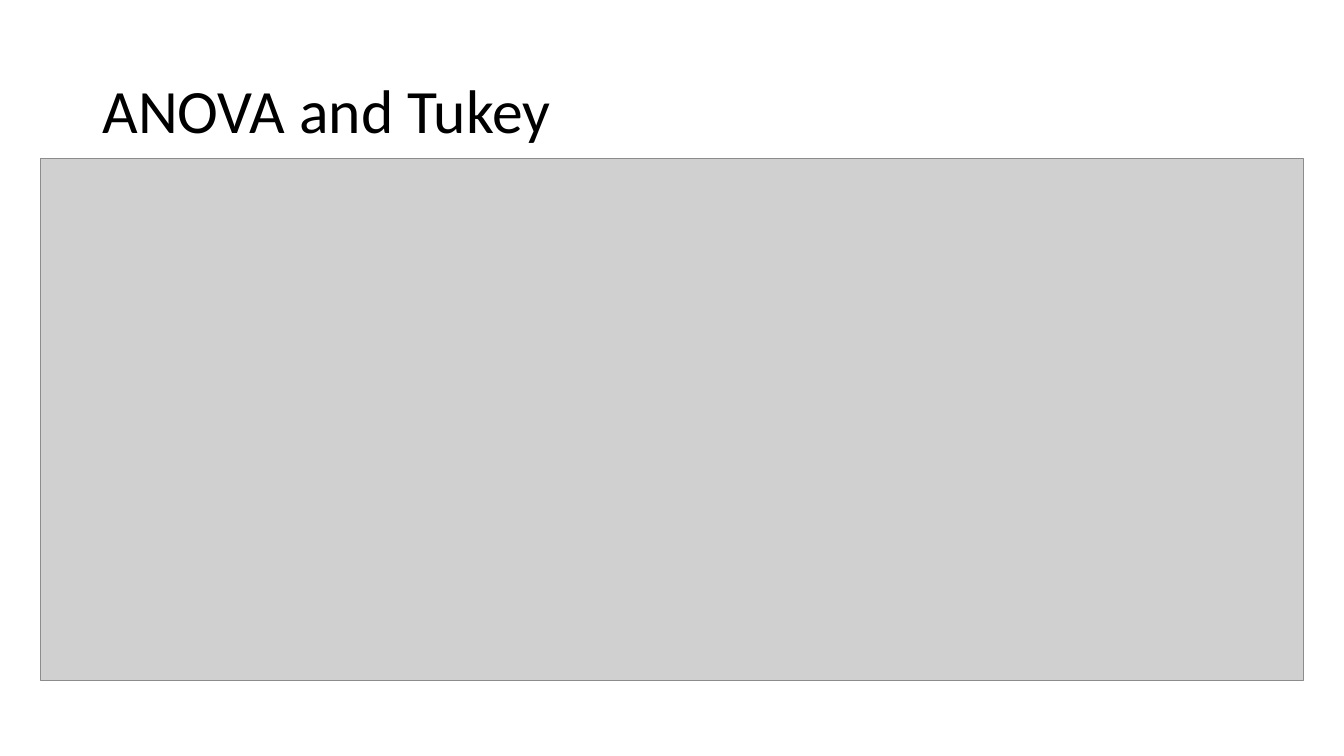
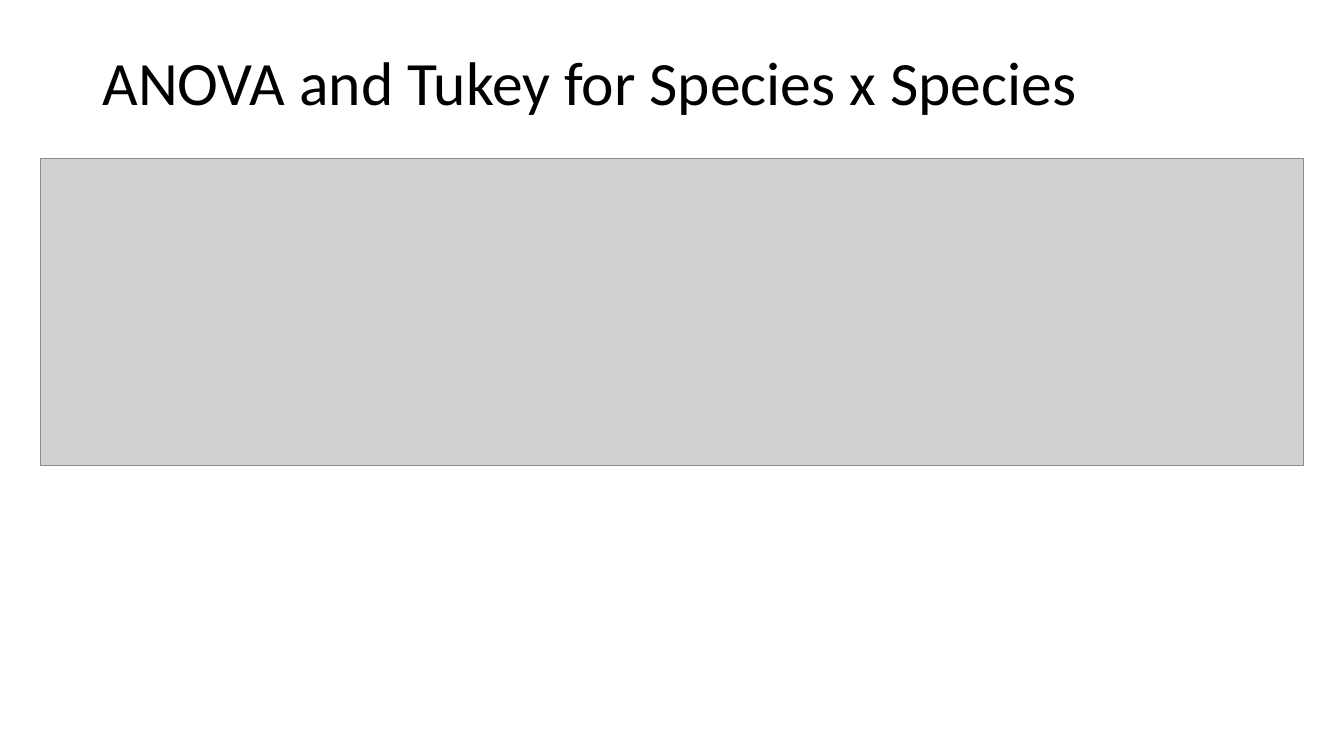
Before and after one commit to Matt9120/PracComp2022, a slide deck: slide 8 of BIOL6220Final.pptx (slide 6 before the commit). Drawn at 1344x756 pixels with LibreOffice and Linux fonts; fonts in the diff are those of the drawing; grey boxes stand for pictures. Boxes give left, top, right and bottom in pixels: in the first picture for what was removed or moved away, otherwise in the second. Text is boxed around its words. In the diff, an @@ line names an element or a change of style, - is before the commit and + after.

```diff
--- a/BIOL6220Final.pptx
+++ b/BIOL6220Final.pptx
@@ title at (102, 62, 1076, 115): text changed @@
-ANOVA and Tukey
+ANOVA and Tukey for Species x Species
@@ picture: place and size @@
-picture at (40, 159, 1304, 681)
+picture at (40, 159, 1304, 467)
```
Also in this commit, not shown: 3 other slides changed, 2 slides added.
